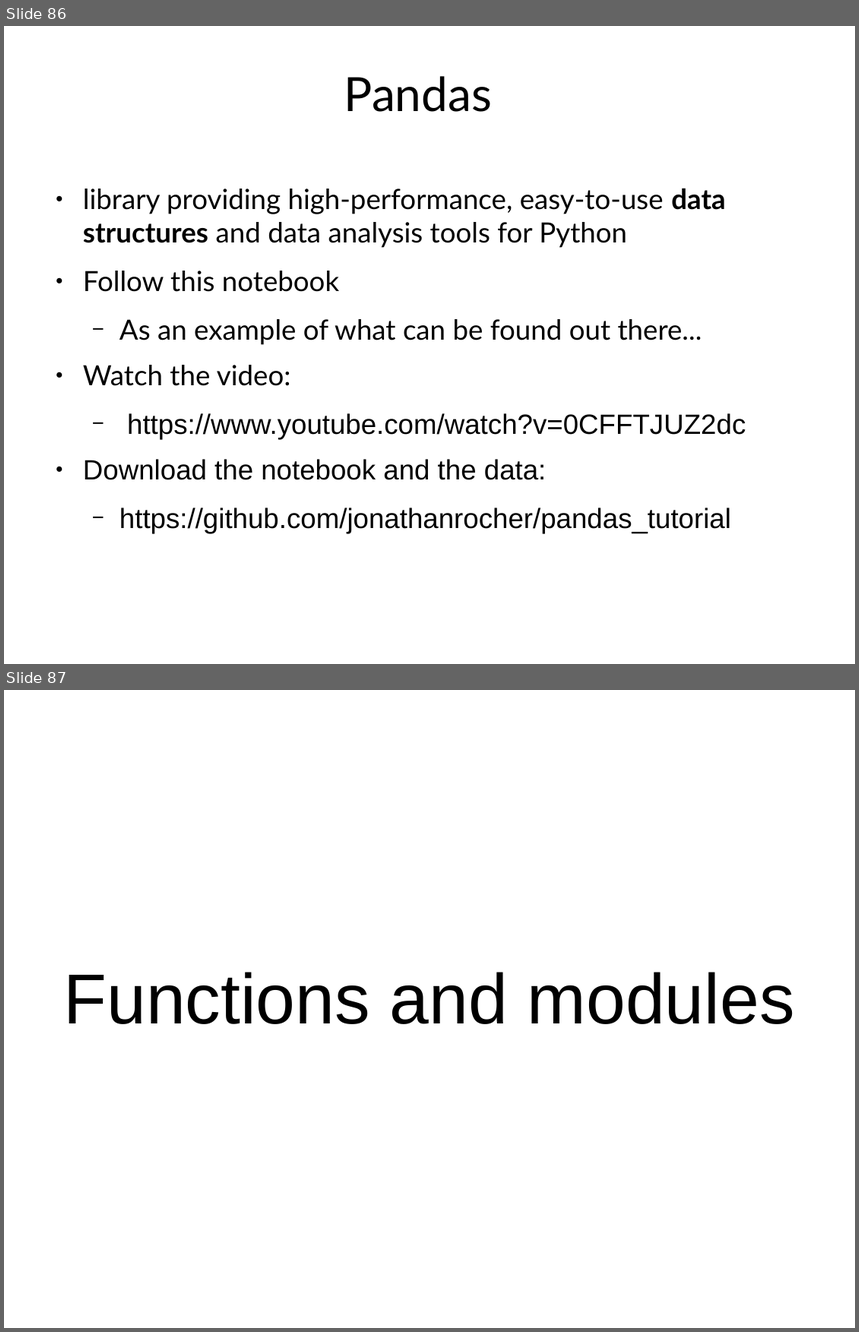
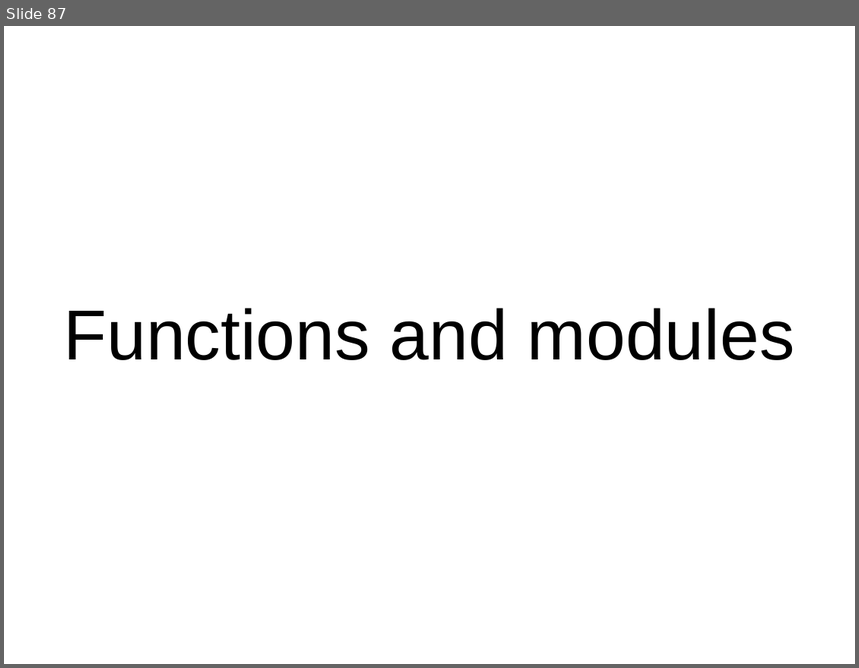
Before and after one commit to rcrehuet/Python_for_scientists_2023, a slide deck: slides/curs_python.odp. Shown one above the other, each under a label of ours: slides 86 and 87 before the commit, slide 87 after it. The pictures are 859x1332 and 859x668 pixels, drawn with LibreOffice and Linux fonts; fonts in the diff are those of the drawing. Boxes give left, top, right and bottom in pixels: in the first picture for what was removed or moved away, otherwise in the second. Text is boxed around its words. In the diff, an @@ line names an element or a change of style, - is before the commit and + after.

```diff
--- a/slides/curs_python.odp
+++ b/slides/curs_python.odp
@@ slide 86 removed at (x1=4, y1=26, x2=855, y2=664), background #FFFFFF @@
@@ title removed at (x1=344, y1=76, x2=492, y2=112) @@
-Pandas
@@ text removed at (x1=83, y1=188, x2=746, y2=534) @@
-● library providing high-performance, easy-to-use data structures and data analysis tools for Python
-● Follow this notebook
-  − As an example of what can be found out there...
-● Watch the video:
-  − https://www.youtube.com/watch?v=0CFFTJUZ2dc
-● Download the notebook and the data:
-  − https://github.com/jonathanrocher/pandas_tutorial
```
Also in this commit, not shown: 43 slides changed, 9 slides added, 3 other slides removed, 1 other file.
